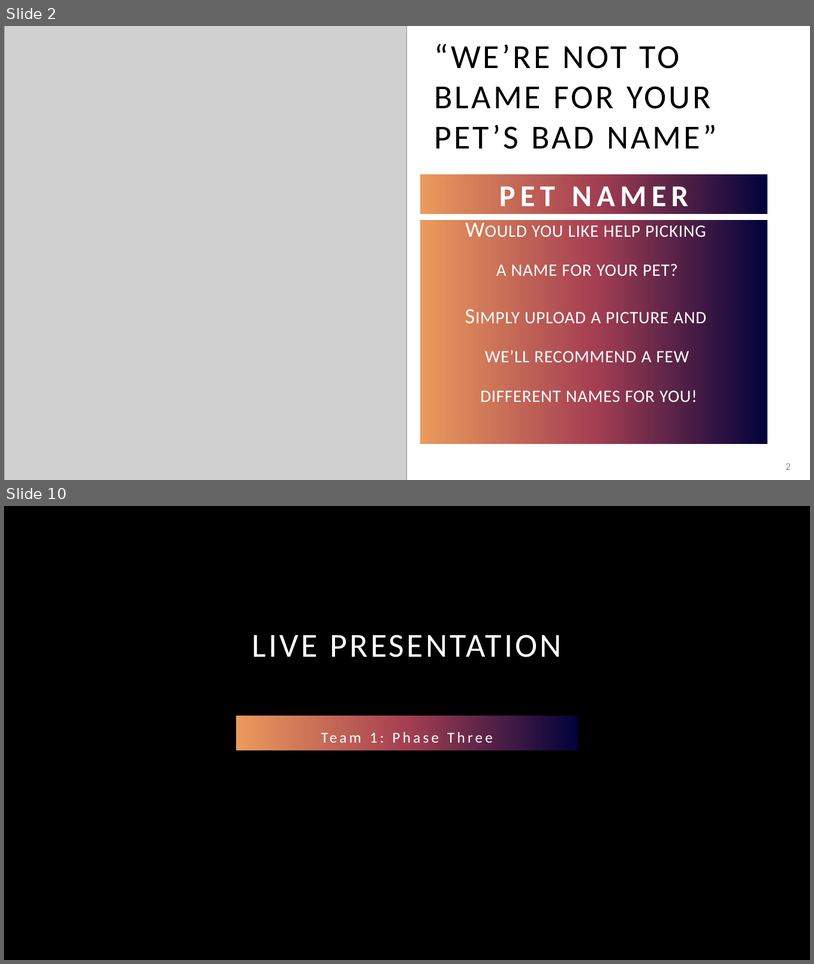
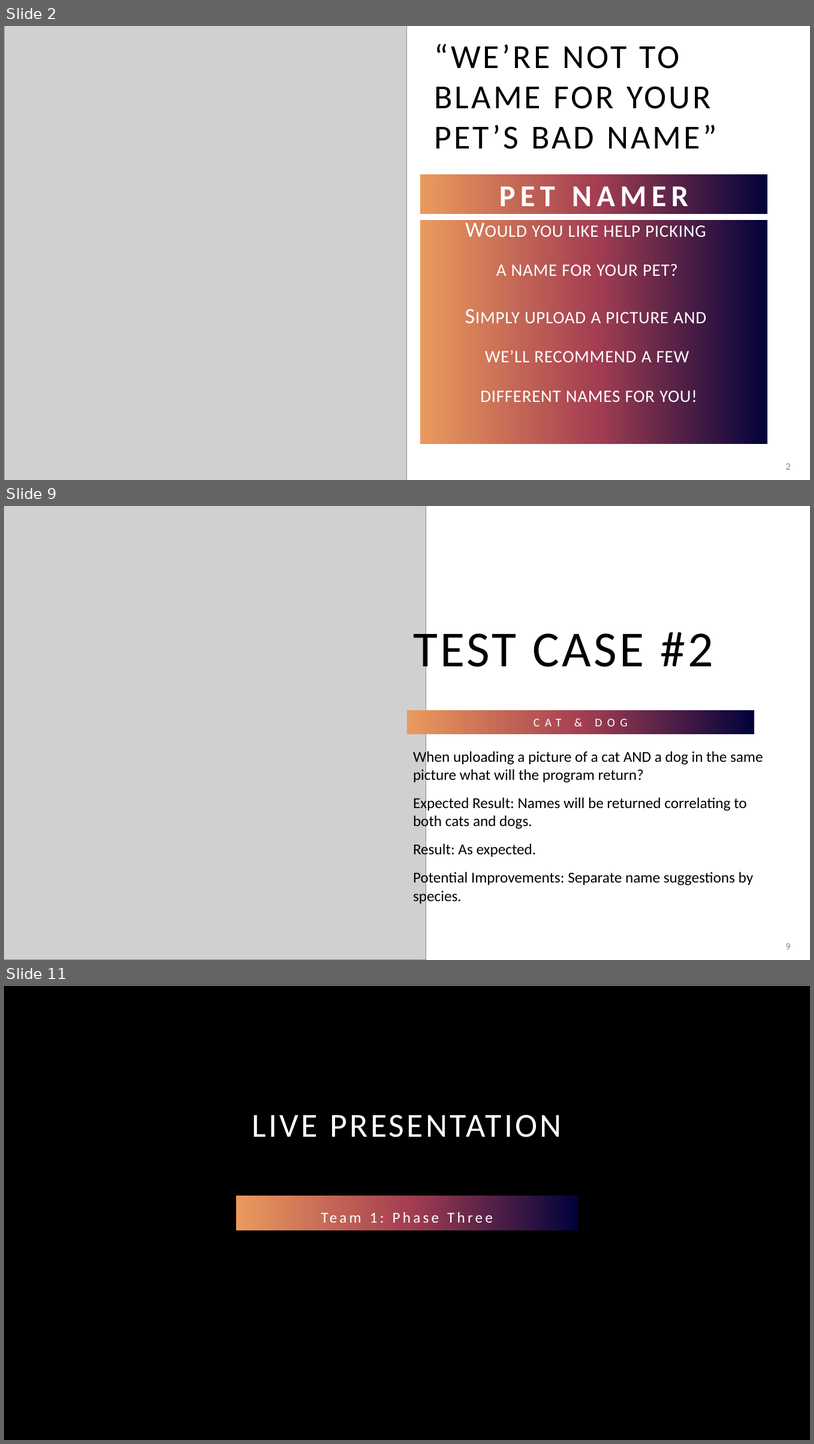
Before and after one commit to adriaonline/CPT200SP24-Team1, a slide deck: Phase 4 Docs/Phase 4 - Presentation.pptx. Shown one above the other, each under a label of ours: slides 2 and 10 before the commit, slides 2, 9 and 11 after it; the slides between them are not shown. The pictures are 814x964 and 814x1444 pixels, drawn with LibreOffice and Linux fonts; fonts in the diff are those of the drawing; grey boxes stand for pictures; background and template pictures are left out. Boxes give left, top, right and bottom in pixels: in the first picture for what was removed or moved away, otherwise in the second. Text is boxed around its words. In the diff, an @@ line names an element or a change of style, - is before the commit and + after.

```diff
--- a/Phase 4 Docs/Phase 4 - Presentation.pptx
+++ b/Phase 4 Docs/Phase 4 - Presentation.pptx
@@ slide 9 added at <box>4,506,810,960</box>, background #FFFFFF @@
@@ picture added at <box>4,506,426,960</box> @@
@@ title added at <box>413,625,713,678</box>, 60 pt, text #000000 @@
+TEST CASE #2
@@ text added at <box>408,710,755,734</box>, fill gradient #01023B to #A53F52 to #EA9A5C, 14 pt, text #FFFFFF @@
+CAT & DOG
@@ text added at <box>413,749,764,886</box>, 18 pt, text #000000 @@
+When uploading a picture of a cat AND a dog in the same picture what will the program return?
+Expected Result: Names will be returned correlating to both cats and dogs.
+Result: As expected.
+Potential Improvements: Separate name suggestions by species.
@@ page number added at <box>786,943,791,949</box>, 12 pt, text #8C8C8C @@
+9
@@ what was slide 10 is now slide 11 @@
```
Also in this commit, not shown: 7 other slides added, 7 slides removed, 2 other files.
